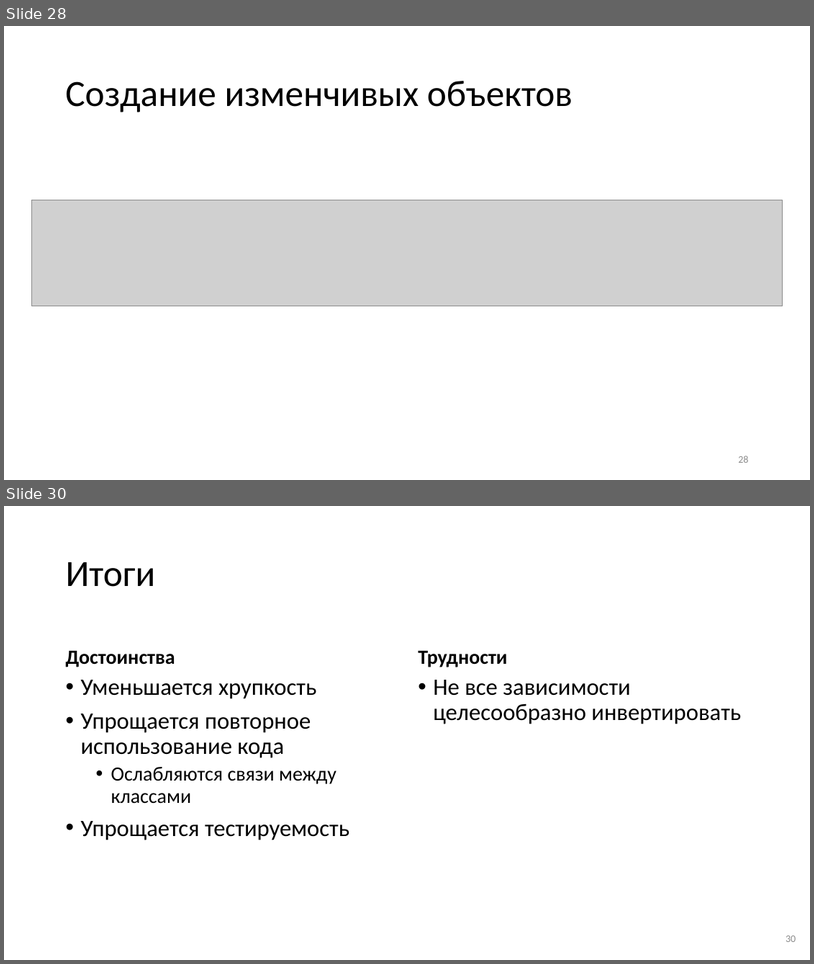
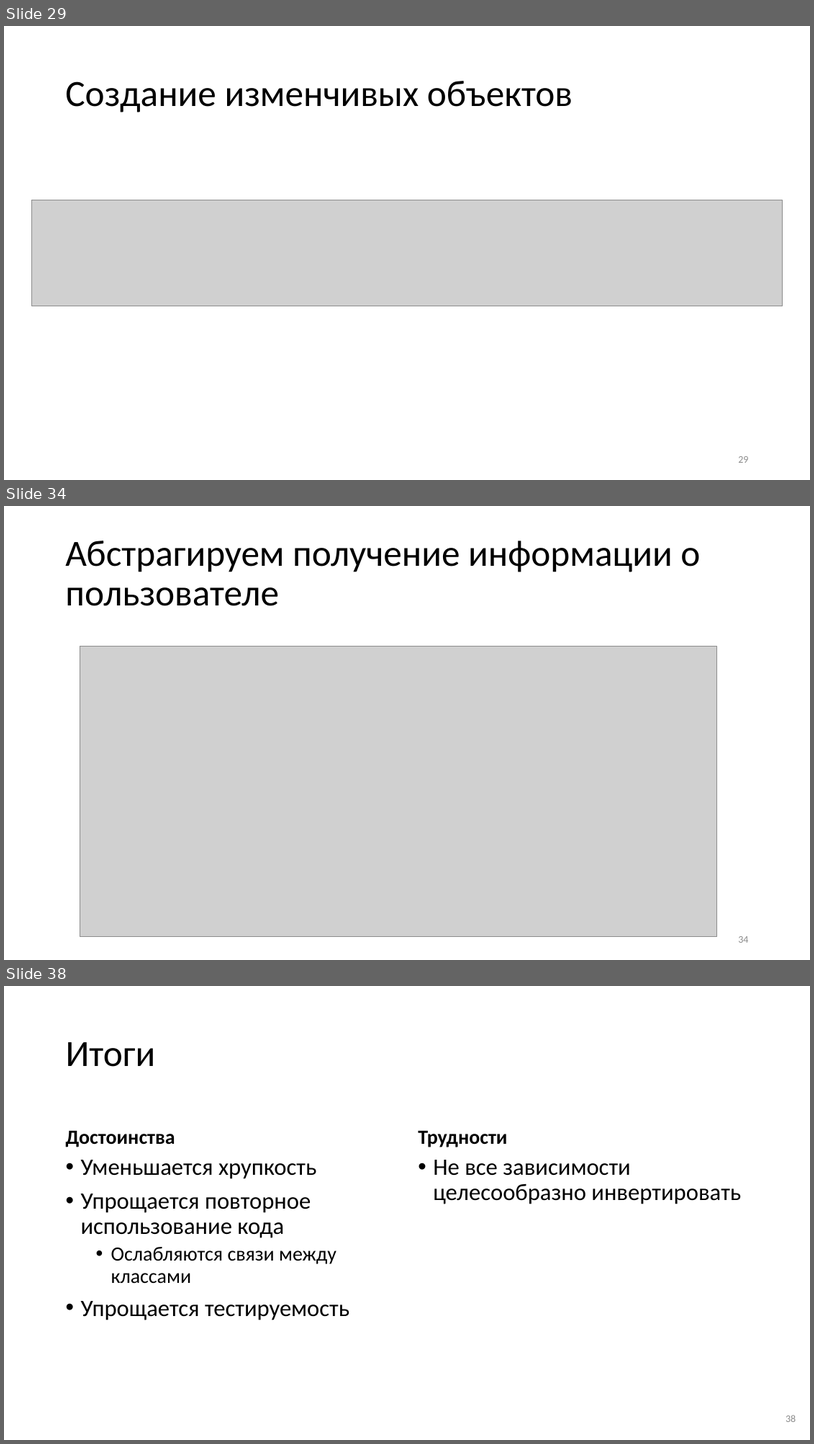
Before and after one commit to alexey-malov/ood, a slide deck: lectures/18.solid/Принципы SOLID.pptx. Shown one above the other, each under a label of ours: slides 28 and 30 before the commit, slides 29, 34 and 38 after it; the slides between them are not shown. The pictures are 814x964 and 814x1444 pixels, drawn with LibreOffice and Linux fonts; fonts in the diff are those of the drawing; grey boxes stand for pictures. Boxes give left, top, right and bottom in pixels: in the first picture for what was removed or moved away, otherwise in the second. Text is boxed around its words. In the diff, an @@ line names an element or a change of style, - is before the commit and + after.

```diff
--- a/lectures/18.solid/Принципы SOLID.pptx
+++ b/lectures/18.solid/Принципы SOLID.pptx
@@ slide 34 added at [4,506,810,960], background #FFFFFF @@
@@ title added at [65,541,700,606], 44 pt, text #000000 @@
+Абстрагируем получение информации о пользователе
@@ picture added at [80,646,718,937] @@
@@ page number added at [738,936,748,942], 12 pt, text #8C8C8C @@
+34
@@ what was slide 28 is now slide 29 @@
@@ page number at [738,456,748,462]: text changed @@
-28
+29
@@ what was slide 30 is now slide 38 @@
@@ page number at [786,1414,796,1422]: text changed @@
-30
+38
```
Also in this commit, not shown: 4 slides changed, 7 other slides added, 1 other file.
